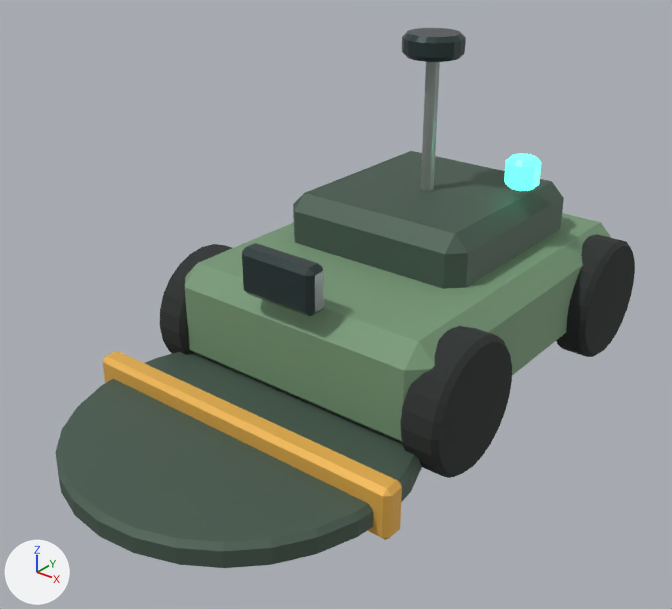
Before and after pictures for a commit that changed the glTF model public/assets/models/fieldvision-maintenance-vehicle.glb.
Camera for both pictures: a camera (50 mm lens) standing at (2.62, -3.91, 2.63) and looking at (0.05, -0.7, 0.64). Every picture has the same lights, and +X, +Y and +Z are marked at lower left. The first picture is the older version. Where no turn or scale is listed for an object, it has been applied to the vertices. Vertices at exactly the same position are counted once.

Names of what the first picture shows: 'BatteryCover', 'FrontCamera', 'Lidar', 'MaintenanceBase', 'MaintenanceWheel_-0.78_-0.72', 'MaintenanceWheel_0.78_-0.72', 'MaintenanceWheel_0.78_0.72', 'MowerDeck', 'SafetyBeacon', 'SafetySkirt', 'SensorMast'.
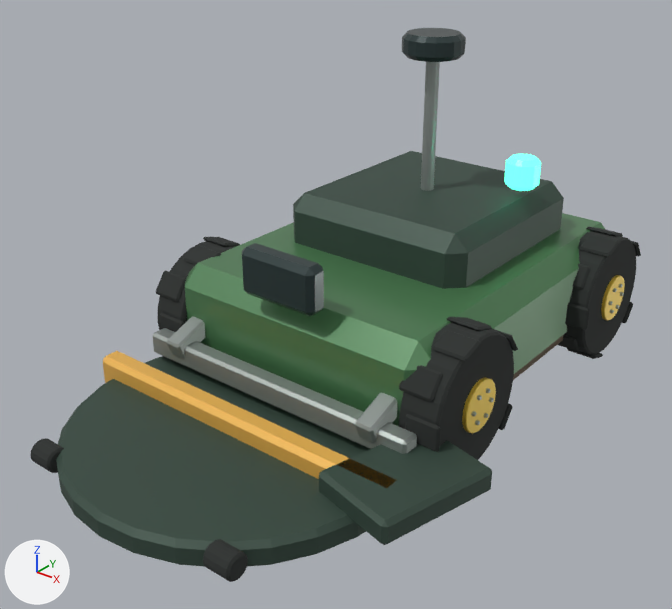
Location of each change, (x1, y1, x2, y2) in pixels of the pictures (672 x 609 px):
'MaintenanceBase', recoloured (greyish green to green)
    both: (185, 213, 605, 426)
'MaintenanceWheel_0.78_-0.72', reshaped, moved
    before: (401, 326, 512, 478)
    after: (399, 317, 518, 460)
'DischargeChute', added
    after: (319, 441, 492, 545)
'MaintenanceWheel_0.78_0.72', reshaped, moved (7% taller)
    before: (556, 234, 635, 357)
    after: (558, 227, 641, 359)
'FrontBumperBar', added
    after: (153, 328, 417, 454)
'MaintenanceWheel_-0.78_-0.72', reshaped, moved
    before: (160, 244, 232, 354)
    after: (156, 237, 240, 332)
'ScalpRoller_0.55', added (black)
    after: (203, 539, 248, 582)
'MaintenanceHub_0.78_-0.72', added
    after: (462, 377, 496, 433)
'BumperPost_0.6', added
    after: (355, 392, 397, 443)
'BumperPost_-0.6', added
    after: (167, 316, 205, 358)
'ScalpRoller_-0.55', added (black)
    after: (30, 438, 64, 473)
'MaintenanceHub_0.78_0.72', added
    after: (601, 275, 625, 321)
'MaintenanceMudBand', added
    after: (513, 335, 563, 380)
part 1 of me_cylinder_034, built on
    before: (160, 234, 635, 478)
    after: (156, 227, 641, 460)

Edits to the bpy script that builds the scene:
```text
Change mat_agri_green:
    mat_agri_green.base_color: (0.2, 0.34, 0.2) -> (0.075, 0.215, 0.085)  # greyish green #7c9e7c -> green #4d8052
Change me_cylinder_034:
    used by ob_maintenancewheel__0_78__0_72; parent = ob_maintenancevehiclerig; location = (-0.78, -0.72, 0.38); rotation_euler = (0.0, 1.571, 0.0), in degrees (0, 90, 0)
    remove me_cylinder_034.from_pydata(...)  # 96 vertices, 188 faces; spans x -0.34..0.34, y -0.34..0.34, z -0.1..0.1
    add me_cylinder_034.from_pydata(...)  # 339 vertices, 634 faces; spans x -0.353..0.353, y -0.353..0.353, z -0.12..0.12
    me_cylinder_034 part 1: 96 vertices removed from x -0.34..0.34, y -0.34..0.34, z -0.1..0.1; 339 vertices added at x -0.353..0.353, y -0.353..0.353, z -0.12..0.12
Change ob_maintenancewheel__0_78__0_72:
    ob_maintenancewheel__0_78__0_72.location: (-0.78, -0.72, 0.38) -> (-0.78, -0.72, 0.4)
Change ob_maintenancewheel_0_78__0_72:
    ob_maintenancewheel_0_78__0_72.location: (0.78, -0.72, 0.38) -> (0.78, -0.72, 0.4)
Change ob_maintenancewheel_0_78_0_72:
    ob_maintenancewheel_0_78_0_72.location: (0.78, 0.72, 0.38) -> (0.78, 0.72, 0.4)
Add ob_scalproller_0_55:
    ob_scalproller_0_55 = bpy.data.objects.new('ScalpRoller_0.55', me_cylinder_102)  # 56 vertices, 108 faces; spans x -0.0585..0.0585, y -0.06..0.06, z -0.07..0.07; in mat_machine_rubber (black #292d2b)
    ob_scalproller_0_55.parent = ob_mowerdeckrig
    ob_scalproller_0_55.location = (0.55, -1.05, 0.02)
    ob_scalproller_0_55.rotation_euler = (0.0, 1.571, 0.0)  # degrees (0, 90, 0)
Add ob_scalproller__0_55:
    ob_scalproller__0_55 = bpy.data.objects.new('ScalpRoller_-0.55', me_cylinder_102)  # 56 vertices, 108 faces; spans x -0.0585..0.0585, y -0.06..0.06, z -0.07..0.07; in mat_machine_rubber (black #292d2b)
    ob_scalproller__0_55.parent = ob_mowerdeckrig
    ob_scalproller__0_55.location = (-0.55, -1.05, 0.02)
    ob_scalproller__0_55.rotation_euler = (0.0, 1.571, 0.0)  # degrees (0, 90, 0)
Add ob_dischargechute:
    ob_dischargechute = bpy.data.objects.new('DischargeChute', me_cube_219)  # 24 vertices, 44 faces; spans x -0.281..0.281, y -0.339..0.339, z -0.06..0.06; in mat_agri_dark (greyish green #3c5045)
    ob_dischargechute.location = (0.86, -1.25, 0.28)
Add ob_maintenancemudband:
    ob_maintenancemudband = bpy.data.objects.new('MaintenanceMudBand', me_cube_172)  # 24 vertices, 44 faces; spans x -0.76..0.76, y -1.0..1.0, z -0.1..0.1; in mat_dried_mud (brown #675948)
    ob_maintenancemudband.location = (0.0, 0.0, 0.28)
Add ob_maintenancehub_0_78_0_72:
    ob_maintenancehub_0_78_0_72 = bpy.data.objects.new('MaintenanceHub_0.78_0.72', me_cylinder_070)  # 400 vertices, 772 faces; spans x -0.129..0.129, y -0.13..0.13, z -0.135..0.135; in mat_wheel_rim_yellow (yellow #e7c53f), mat_machine_steel (grey #a2aaa6)
    ob_maintenancehub_0_78_0_72.parent = ob_maintenancevehiclerig
    ob_maintenancehub_0_78_0_72.location = (0.78, 0.72, 0.4)
    ob_maintenancehub_0_78_0_72.rotation_euler = (0.0, 1.571, 0.0)  # degrees (0, 90, 0)
Add ob_maintenancehub_0_78__0_72:
    ob_maintenancehub_0_78__0_72 = bpy.data.objects.new('MaintenanceHub_0.78_-0.72', me_cylinder_070)  # 400 vertices, 772 faces; spans x -0.129..0.129, y -0.13..0.13, z -0.135..0.135; in mat_wheel_rim_yellow (yellow #e7c53f), mat_machine_steel (grey #a2aaa6)
    ob_maintenancehub_0_78__0_72.parent = ob_maintenancevehiclerig
    ob_maintenancehub_0_78__0_72.location = (0.78, -0.72, 0.4)
    ob_maintenancehub_0_78__0_72.rotation_euler = (0.0, 1.571, 0.0)  # degrees (0, 90, 0)
Add ob_frontbumperbar:
    ob_frontbumperbar = bpy.data.objects.new('FrontBumperBar', me_cube_213)  # 24 vertices, 44 faces; spans x -0.8..0.8, y -0.05..0.05, z -0.06..0.06; in mat_machine_steel (grey #a2aaa6)
    ob_frontbumperbar.location = (0.0, -1.12, 0.34)
Add ob_bumperpost_0_6:
    ob_bumperpost_0_6 = bpy.data.objects.new('BumperPost_0.6', me_cube_214)  # 24 vertices, 44 faces; spans x -0.05..0.05, y -0.14..0.14, z -0.05..0.05; in mat_machine_steel (grey #a2aaa6)
    ob_bumperpost_0_6.parent = ob_maintenancevehiclerig
    ob_bumperpost_0_6.location = (0.6, -1.06, 0.42)
    ob_bumperpost_0_6.rotation_euler = (0.349, 0.0, 0.0)  # degrees (20, 0, 0)
Add ob_bumperpost__0_6:
    ob_bumperpost__0_6 = bpy.data.objects.new('BumperPost_-0.6', me_cube_214)  # 24 vertices, 44 faces; spans x -0.05..0.05, y -0.14..0.14, z -0.05..0.05; in mat_machine_steel (grey #a2aaa6)
    ob_bumperpost__0_6.parent = ob_maintenancevehiclerig
    ob_bumperpost__0_6.location = (-0.6, -1.06, 0.42)
    ob_bumperpost__0_6.rotation_euler = (0.349, 0.0, 0.0)  # degrees (20, 0, 0)
```
